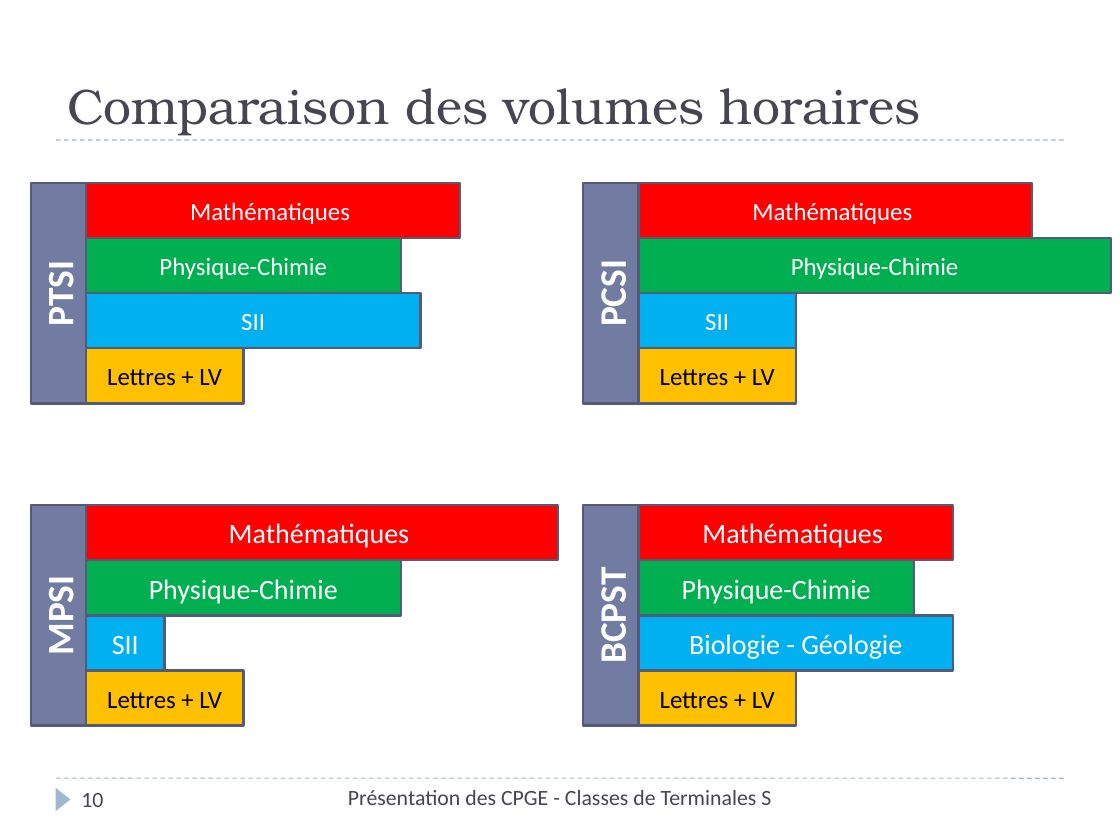
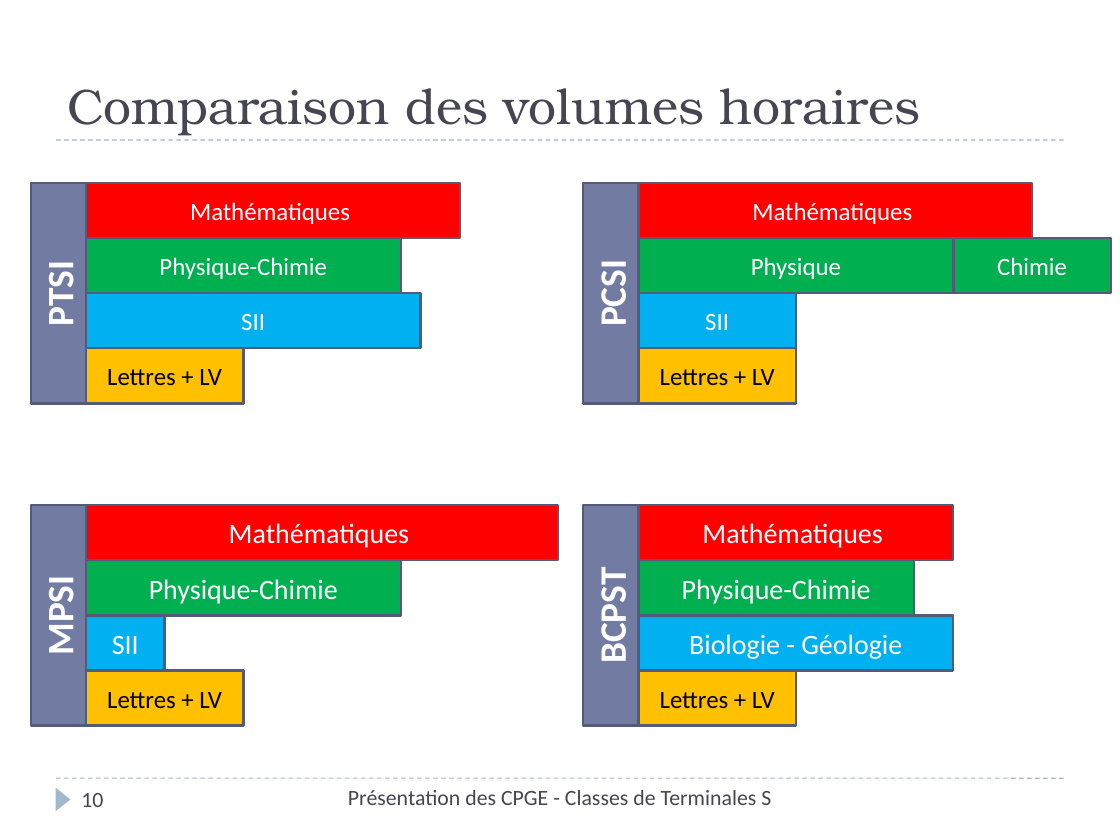
Before and after one commit to xpessoles/Orientation, a slide deck: slide 10 of Rouviere/PresentationCPGE_Terminale_2014.pptx. Drawn at 1120x840 pixels with LibreOffice and Linux fonts; fonts in the diff are those of the drawing. Boxes give left, top, right and bottom in pixels: in the first picture for what was removed or moved away, otherwise in the second. Text is boxed around its words. In the diff, an @@ line names an element or a change of style, - is before the commit and + after.

```diff
--- a/Rouviere/PresentationCPGE_Terminale_2014.pptx
+++ b/Rouviere/PresentationCPGE_Terminale_2014.pptx
@@ rectangle "Physique": place and size @@
-rectangle "Physique" at [638, 239, 1111, 293]
+rectangle "Physique" at [638, 239, 953, 293]
@@ rectangle added at [953, 239, 1111, 293], fill #00B050, outline #545C79 1.5 pt, 16 pt, text #FFFFFF @@
+Chimie
@@ text in rectangle at [751, 257, 841, 279]: text changed @@
-Physique-Chimie
+Physique
```
Also in this commit, not shown: 1 other slide changed, 1 slide added.
